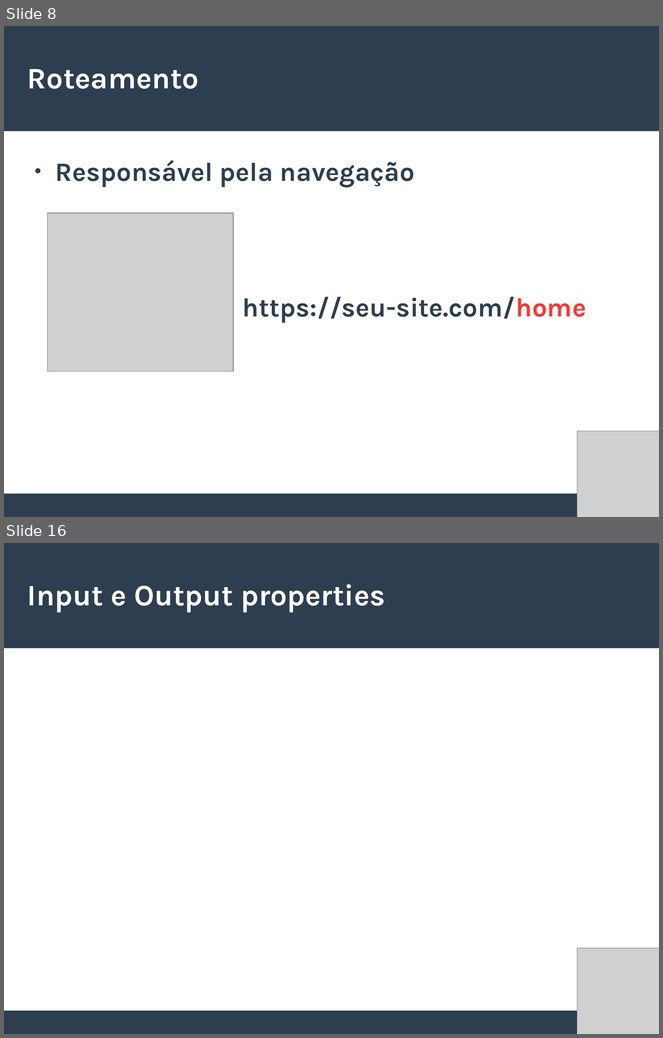
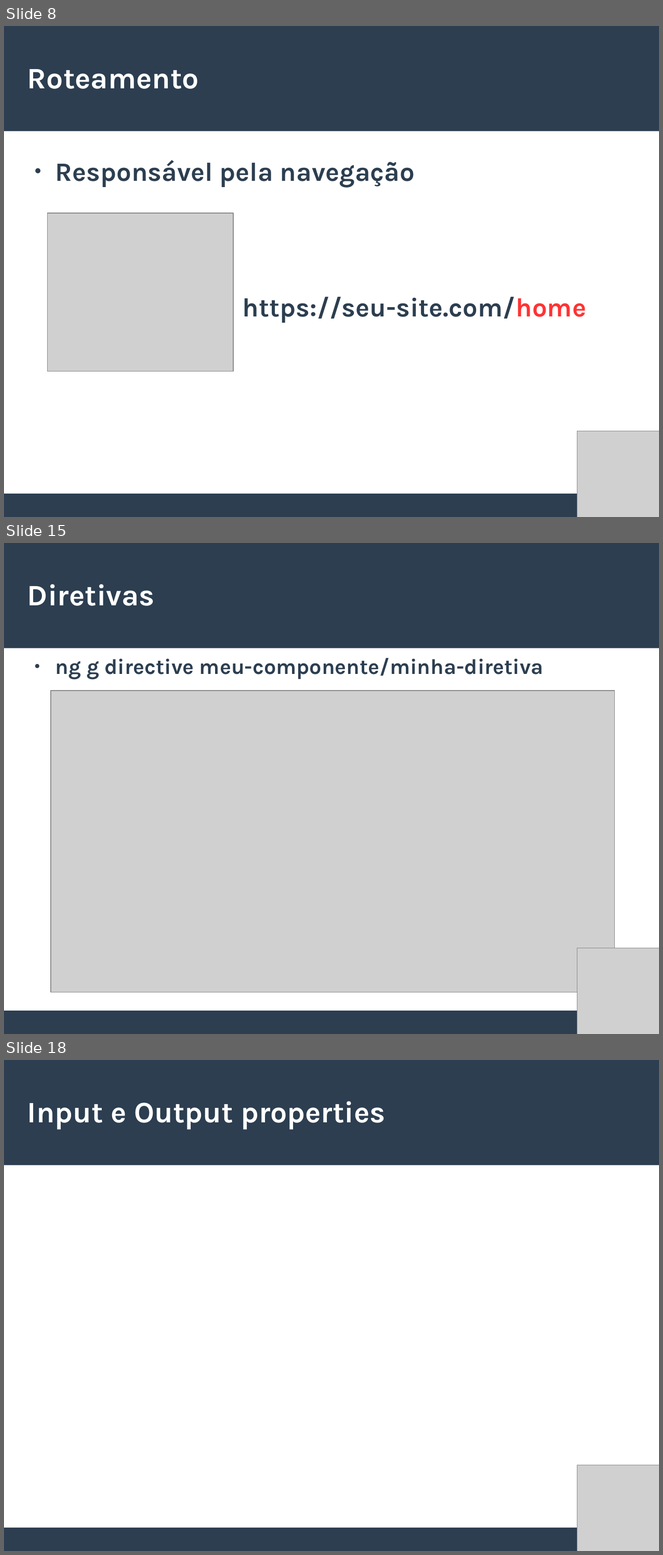
Before and after one commit to willianmarquesfreire/AulasAngular2, a slide deck: Slides.odp. Shown one above the other, each under a label of ours: slides 8 and 16 before the commit, slides 8, 15 and 18 after it; the slides between them are not shown. The pictures are 663x1038 and 663x1555 pixels, drawn with LibreOffice and Linux fonts; fonts in the diff are those of the drawing; grey boxes stand for pictures. Boxes give left, top, right and bottom in pixels: in the first picture for what was removed or moved away, otherwise in the second. Text is boxed around its words. In the diff, an @@ line names an element or a change of style, - is before the commit and + after.

```diff
--- a/Slides.odp
+++ b/Slides.odp
@@ slide 15 added at (4, 543, 659, 1034), background #FFFFFF; not listed: 2 template elements that a slide beside it also shows @@
@@ title added at (27, 584, 155, 606), 36 pt, text #FFFFFF, bold @@
+Diretivas
@@ text added at (55, 658, 544, 680), 26 pt, text #2C3E50, bold @@
+● ng g directive meu-componente/minha-diretiva
@@ picture added at (51, 691, 615, 992) @@
@@ picture added at (578, 949, 659, 1034) @@
@@ what was slide 16 is now slide 18 @@
```
Also in this commit, not shown: 4 slides changed, 4 other slides added, 3 slides removed, 41 other files.
